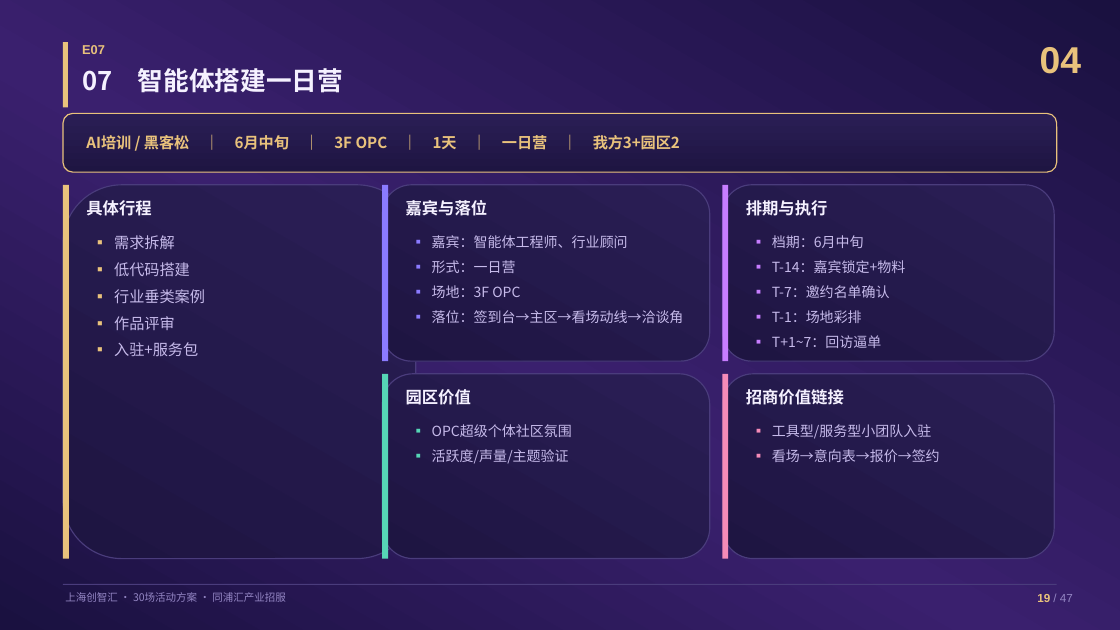
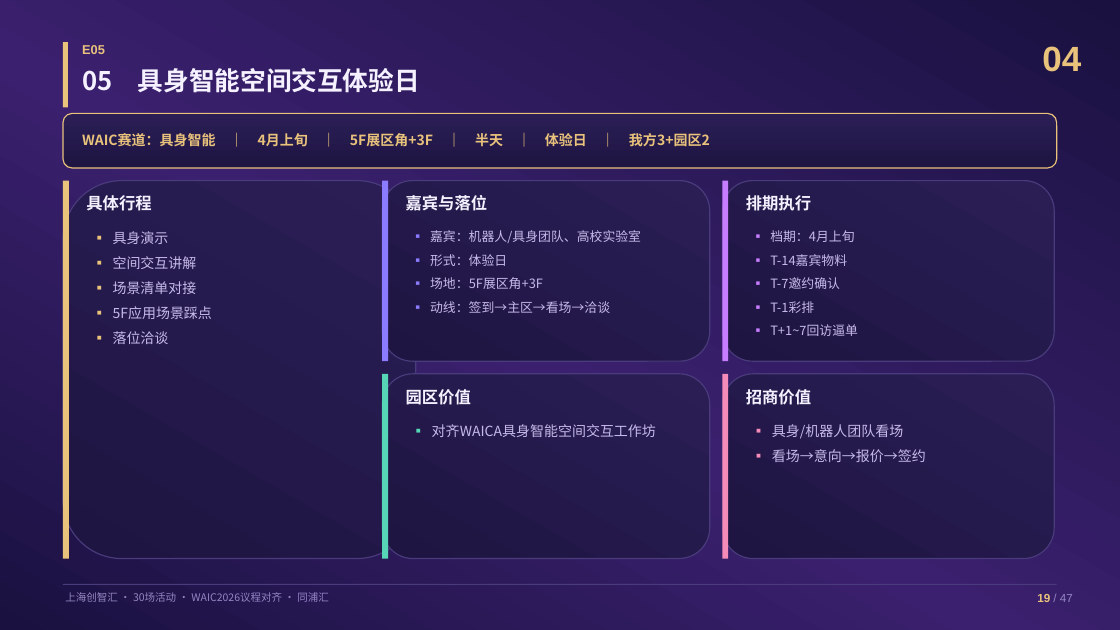
Before and after one commit to hujigang2010-maker/AIDEN, a slide deck: slide 20 of proposal/创智汇30场活动具体方案.pptx. Drawn at 1120x630 pixels with LibreOffice and Linux fonts; fonts in the diff are those of the drawing. Boxes give left, top, right and bottom in pixels: in the first picture for what was removed or moved away, otherwise in the second. Text is boxed around its words. In the diff, an @@ line names an element or a change of style, - is before the commit and + after.

```diff
--- a/proposal/创智汇30场活动具体方案.pptx
+++ b/proposal/创智汇30场活动具体方案.pptx
@@ text at [82, 45, 105, 54]: text changed @@
-E07
+E05
@@ text "04" at [1042, 46, 1081, 72]: size 32 to 30 pt @@
@@ text at [82, 68, 420, 93]: text changed @@
-07 智能体搭建一日营
+05 具身智能空间交互体验日
@@ rounded rectangle: place and size @@
-rounded rectangle at [63, 113, 1057, 172]
+rounded rectangle at [63, 113, 1057, 168]
@@ text at [82, 133, 710, 147]: text changed; size 13 to 12 pt @@
-AI培训 / 黑客松 ｜ 6月中旬 ｜ 3F OPC ｜ 1天 ｜ 一日营 ｜ 我方3+园区2
+WAIC赛道：具身智能 ｜ 4月上旬 ｜ 5F展区角+3F ｜ 半天 ｜ 体验日 ｜ 我方3+园区2
@@ rounded rectangle: place and size @@
-rounded rectangle at [63, 185, 416, 559]
+rounded rectangle at [63, 181, 416, 559]
@@ rectangle: place and size @@
-rectangle at [63, 185, 69, 559]
+rectangle at [63, 181, 69, 559]
@@ text "具体行程": place and size @@
-text "具体行程" at [86, 200, 151, 216]
+text "具体行程" at [86, 195, 151, 211]
@@ rounded rectangle: place and size @@
-rounded rectangle at [382, 185, 710, 361]
+rounded rectangle at [382, 181, 710, 361]
@@ rectangle: place and size @@
-rectangle at [382, 185, 388, 361]
+rectangle at [382, 181, 388, 361]
@@ text "嘉宾与落位": place and size @@
-text "嘉宾与落位" at [406, 200, 488, 216]
+text "嘉宾与落位" at [406, 195, 488, 211]
@@ rounded rectangle: place and size @@
-rounded rectangle at [723, 185, 1054, 361]
+rounded rectangle at [723, 181, 1054, 361]
@@ rectangle: place and size @@
-rectangle at [723, 185, 728, 361]
+rectangle at [723, 181, 728, 361]
@@ text at [746, 195, 811, 211]: text changed @@
-排期与执行
+排期执行
@@ text at [113, 231, 212, 344]: text changed; size 13 to 12 pt @@
-▪ 需求拆解
-▪ 低代码搭建
-▪ 行业垂类案例
-▪ 作品评审
-▪ 入驻+服务包
+▪ 具身演示
+▪ 空间交互讲解
+▪ 场景清单对接
+▪ 5F应用场景踩点
+▪ 落位洽谈
@@ text at [430, 230, 641, 313]: text changed; size 12 to 11 pt @@
-▪ 嘉宾：智能体工程师、行业顾问
-▪ 形式：一日营
-▪ 场地：3F OPC
-▪ 落位：签到台→主区→看场动线→洽谈角
+▪ 嘉宾：机器人/具身团队、高校实验室
+▪ 形式：体验日
+▪ 场地：5F展区角+3F
+▪ 动线：签到→主区→看场→洽谈
@@ text at [770, 230, 858, 336]: text changed; size 12 to 11 pt @@
-▪ 档期：6月中旬
-▪ T-14：嘉宾锁定+物料
-▪ T-7：邀约名单确认
-▪ T-1：场地彩排
-▪ T+1~7：回访逼单
+▪ 档期：4月上旬
+▪ T-14嘉宾物料
+▪ T-7邀约确认
+▪ T-1彩排
+▪ T+1~7回访逼单
@@ text at [746, 389, 811, 405]: text changed @@
-招商价值链接
+招商价值
@@ text at [432, 424, 656, 437]: text changed @@
-▪ OPC超级个体社区氛围
-▪ 活跃度/声量/主题验证
+▪ 对齐WAICA具身智能空间交互工作坊
@@ text at [772, 424, 926, 462]: text changed @@
-▪ 工具型/服务型小团队入驻
-▪ 看场→意向表→报价→签约
+▪ 具身/机器人团队看场
+▪ 看场→意向→报价→签约
@@ text at [65, 592, 329, 602]: text changed @@
-上海创智汇 · 30场活动方案 · 同浦汇产业招服
+上海创智汇 · 30场活动 · WAIC2026议程对齐 · 同浦汇
```
Also in this commit, not shown: 35 other slides changed, 12 slides added, 12 slides removed, 6 other files.
